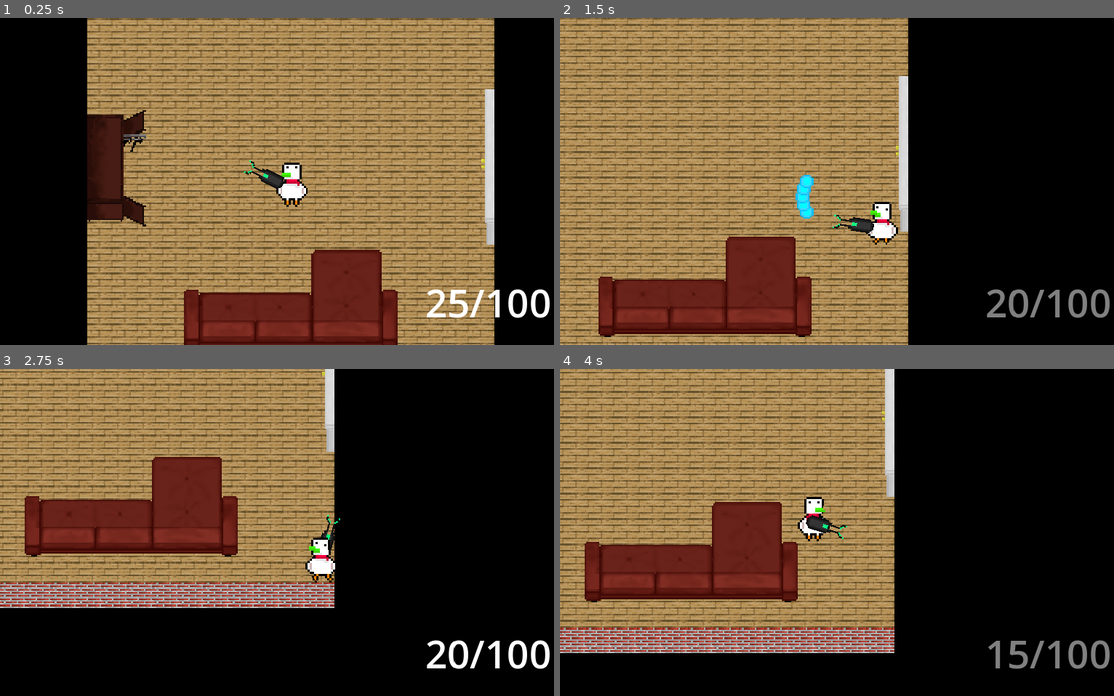
Above: before the commit, frames 1-4 (two rows, left to right).
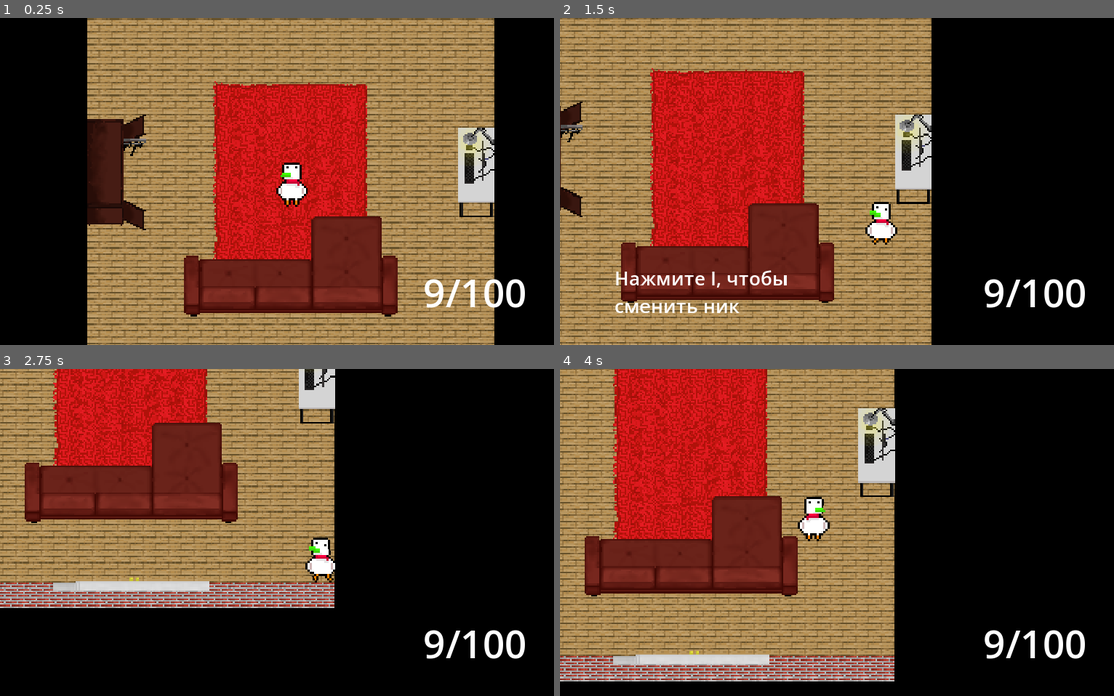
Above: after the commit, the same moments.

Repository: infdev9/noname
Game: Godot game, scene res://scenes/Lobby.tscn
Same seed, same stepped clock (60 frames per second), same inputs: the game is played once before the commit and once after it. This scene is started directly instead of the project's main scene.
Inputs (mouse positions are in pixels of both pictures, inside the frame that each line leads up to):
- Up to frame 1 (0.25 s): no input
- Up to frame 2 (1.5 s): tap Enter at 0.5 s; move the mouse to (981, 165) at 0.52 s; hold D (right) 0.53-1.28 s; tap I (interact, bound only after the commit) at 0.6 s; move the mouse to (731, 197) at 1.27 s; hold S (down) from 1.28 s (still down); click (731, 197) at 1.35 s
- Up to frame 3 (2.75 s): tap I (interact, bound only after the commit) at 1.55, 2.1 s; move the mouse to (349, 460) at 2.02 s; release S (down) at 2.03 s; hold D (right) from 2.03 s (still down)
- Up to frame 4 (4 s): move the mouse to (820, 597) at 2.77 s; release D (right) at 2.78 s; hold W (up) 2.78-3.53 s; tap I (interact, bound only after the commit) at 2.85, 3.8 s; move the mouse to (1025, 581) at 3.52 s; hold A (left) from 3.53 s (still down); click (1025, 581) at 3.6 s

The runs differ from the first frame. In frame 1, 25% of the frame differs, in the area x 15-100%, y 19-100%; in frame 2, 34%; in frame 3, 19%; in frame 4, 41%, in the area x 0-100%, y 0-96%.

Commit message:
improved gui

Diff:
--- a/prefabs/GUI.tscn
+++ b/prefabs/GUI.tscn
@@ -1,32 +1,62 @@
-[gd_scene load_steps=3 format=3 uid="uid://5v6k21848k0x"]
+[gd_scene load_steps=4 format=3 uid="uid://5v6k21848k0x"]
 
 [ext_resource type="Script" path="res://scripts/ui/GUI.gd" id="1_nusar"]
 
 [sub_resource type="LabelSettings" id="LabelSettings_uql76"]
 font_size = 128
 
+[sub_resource type="LabelSettings" id="LabelSettings_p8jxl"]
+font_size = 64
+
 [node name="GUI" type="CanvasLayer"]
 script = ExtResource("1_nusar")
 
-[node name="HUD" type="Control" parent="."]
+[node name="Control" type="Control" parent="."]
 layout_mode = 3
-anchors_preset = 0
-offset_right = 40.0
-offset_bottom = 40.0
+anchors_preset = 15
+anchor_right = 1.0
+anchor_bottom = 1.0
+grow_horizontal = 2
+grow_vertical = 2
 
-[node name="Ammo" type="Label" parent="HUD"]
+[node name="HUD" type="Control" parent="Control"]
+layout_mode = 1
+anchors_preset = 12
+anchor_top = 1.0
+anchor_right = 1.0
+anchor_bottom = 1.0
+offset_left = 180.0
+offset_top = -263.0
+offset_right = -180.0
+grow_horizontal = 2
+grow_vertical = 0
+size_flags_vertical = 8
+
+[node name="Ammo" type="Label" parent="Control/HUD"]
+layout_mode = 1
+anchors_preset = 11
+anchor_left = 1.0
+anchor_right = 1.0
+anchor_bottom = 1.0
+offset_left = -342.0
+grow_horizontal = 0
+grow_vertical = 2
+text = "7/100"
+label_settings = SubResource("LabelSettings_uql76")
+horizontal_alignment = 2
+
+[node name="Clue" type="Label" parent="Control/HUD"]
 layout_mode = 1
 anchors_preset = 3
 anchor_left = 1.0
 anchor_top = 1.0
 anchor_right = 1.0
 anchor_bottom = 1.0
-offset_left = 1438.0
-offset_top = 812.0
-offset_right = 1780.0
-offset_bottom = 990.0
+offset_left = -1560.0
+offset_top = -263.0
+offset_right = -379.0
+offset_bottom = -85.0
 grow_horizontal = 0
 grow_vertical = 0
-text = "7/100"
-label_settings = SubResource("LabelSettings_uql76")
-horizontal_alignment = 2
+label_settings = SubResource("LabelSettings_p8jxl")
+vertical_alignment = 1
--- a/prefabs/Objects/Door.tscn
+++ b/prefabs/Objects/Door.tscn
@@ -4,13 +4,15 @@
 [ext_resource type="Texture2D" uid="uid://dfykth5lwcilx" path="res://assets/sprites/objects/lobby/door.png" id="2_htqsc"]
 
 [sub_resource type="RectangleShape2D" id="RectangleShape2D_qalmu"]
-size = Vector2(8, 98)
+size = Vector2(5, 98)
 
 [node name="Door" instance=ExtResource("1_g7jpf")]
+collision_layer = 33
 
 [node name="Sprite" parent="." index="0"]
 texture = ExtResource("2_htqsc")
 metadata/Interact = "leave"
 
 [node name="CollisionShape2D" parent="." index="1"]
+position = Vector2(1.5, 0)
 shape = SubResource("RectangleShape2D_qalmu")
--- a/prefabs/Objects/Sofa.tscn
+++ b/prefabs/Objects/Sofa.tscn
@@ -9,7 +9,7 @@
 [sub_resource type="RectangleShape2D" id="RectangleShape2D_kbii8"]
 size = Vector2(9, 20)
 
-[node name="Object" instance=ExtResource("1_2p7bt")]
+[node name="Sofa" instance=ExtResource("1_2p7bt")]
 
 [node name="Sprite" parent="." index="0"]
 texture = ExtResource("2_or1hf")
--- a/prefabs/Objects/TV.tscn
+++ b/prefabs/Objects/TV.tscn
@@ -7,6 +7,7 @@
 size = Vector2(104, 28)
 
 [node name="TV" instance=ExtResource("1_ntqvu")]
+collision_layer = 33
 
 [node name="Sprite" parent="." index="0"]
 texture = ExtResource("2_dveey")
--- a/prefabs/Objects/Table.tscn
+++ b/prefabs/Objects/Table.tscn
@@ -7,9 +7,11 @@
 size = Vector2(23, 56)
 
 [node name="Table" instance=ExtResource("1_iqjhb")]
+collision_layer = 33
 
 [node name="Sprite" parent="." index="0"]
 texture = ExtResource("2_nuvub")
+flip_h = true
 
 [node name="CollisionShape2D" parent="." index="1"]
 shape = SubResource("RectangleShape2D_fg2yd")
--- a/prefabs/Objects/Wardrobe.tscn
+++ b/prefabs/Objects/Wardrobe.tscn
@@ -7,6 +7,7 @@
 size = Vector2(23, 67.5)
 
 [node name="Wardrobe" instance=ExtResource("1_c73o2")]
+collision_layer = 33
 
 [node name="Sprite" parent="." index="0"]
 texture = ExtResource("2_0ry48")
--- a/prefabs/player.tscn
+++ b/prefabs/player.tscn
@@ -1,8 +1,23 @@
-[gd_scene load_steps=3 format=3 uid="uid://b8ociykjwi5wk"]
+[gd_scene load_steps=4 format=3 uid="uid://b8ociykjwi5wk"]
 
 [ext_resource type="PackedScene" uid="uid://xcfo8v164ic6" path="res://prefabs/Character.tscn" id="1_p0nv0"]
 [ext_resource type="Script" path="res://scripts/prefabs/player.gd" id="2_80uec"]
 
+[sub_resource type="CircleShape2D" id="CircleShape2D_alvfh"]
+radius = 82.0549
+
 [node name="Player" instance=ExtResource("1_p0nv0")]
 collision_layer = 4
 script = ExtResource("2_80uec")
+
+[node name="InteractArea" type="Area2D" parent="." index="1"]
+collision_layer = 0
+collision_mask = 32
+input_pickable = false
+
+[node name="CollisionShape2D" type="CollisionShape2D" parent="InteractArea" index="0"]
+position = Vector2(-2, 6)
+shape = SubResource("CircleShape2D_alvfh")
+
+[connection signal="body_entered" from="InteractArea" to="." method="_on_interact_area_body_entered"]
+[connection signal="body_exited" from="InteractArea" to="." method="_on_interact_area_body_exited"]
--- a/project.godot
+++ b/project.godot
@@ -84,6 +84,11 @@
 "events": [Object(InputEventMouseButton,"resource_local_to_scene":false,"resource_name":"","device":-1,"window_id":0,"a …(236 unchanged characters)…
 ]
 }
+interact={
+"deadzone": 0.5,
+"events": [Object(InputEventKey,"resource_local_to_scene":false,"resource_name":"","device":-1,"window_id":0,"alt_pressed":false,"shift_pressed":false,"ctrl_pressed":false,"meta_pressed":false,"pressed":false,"keycode":0,"physical_keycode":73,"key_label":0,"unicode":105,"echo":false,"script":null)
+]
+}
 
 [layer_names]
 
@@ -92,6 +97,7 @@
 2d_physics/layer_3="player"
 2d_physics/layer_4="bullets"
 2d_physics/layer_5="boosts"
+2d_physics/layer_6="interactable"
 
 [rendering]
 
--- a/scenes/Lobby.tscn
+++ b/scenes/Lobby.tscn
@@ -1,10 +1,12 @@
-[gd_scene load_steps=11 format=3 uid="uid://dbjx7u3ugqca1"]
+[gd_scene load_steps=13 format=3 uid="uid://dbjx7u3ugqca1"]
 
 [ext_resource type="Texture2D" uid="uid://qdiwmq5egpy3" path="res://assets/sprites/tilesets/lobby.png" id="1_88ujc"]
+[ext_resource type="Texture2D" uid="uid://clkk4um7ailcx" path="res://assets/sprites/objects/lobby/carpet.png" id="2_830j5"]
 [ext_resource type="PackedScene" uid="uid://b8ociykjwi5wk" path="res://prefabs/Player.tscn" id="2_to0yu"]
 [ext_resource type="PackedScene" uid="uid://of8txrin4jqa" path="res://prefabs/Camera2D.tscn" id="3_jdkg5"]
 [ext_resource type="PackedScene" uid="uid://b0d3qimrm73t7" path="res://prefabs/Objects/TV.tscn" id="4_vrd6h"]
 [ext_resource type="PackedScene" uid="uid://bf077wycam4n1" path="res://prefabs/Objects/Sofa.tscn" id="5_wigwv"]
+[ext_resource type="PackedScene" uid="uid://dxdotd6s18cbk" path="res://prefabs/Objects/Table.tscn" id="6_ru4dg"]
 [ext_resource type="PackedScene" uid="uid://bdk6toyoika57" path="res://prefabs/Objects/Wardrobe.tscn" id="6_v0hqv"]
 [ext_resource type="PackedScene" uid="uid://dte1r3da5tcdn" path="res://prefabs/Objects/Door.tscn" id="7_ttpql"]
 
@@ -36,6 +38,11 @@
 format = 2
 layer_0/tile_data = PackedInt32Array(0, 65536, 0, 65536, 0, 0, 131072, 0, 0, 1, 65536, 0, 65537, 0, 0, 131073, 0, 0, 2, …(3779 unchanged characters)…
 
+[node name="Carpet" type="Sprite2D" parent="."]
+position = Vector2(384, 384)
+scale = Vector2(3, 3)
+texture = ExtResource("2_830j5")
+
 [node name="Borders" type="StaticBody2D" parent="."]
 
 [node name="Left" type="CollisionShape2D" parent="Borders"]
@@ -50,21 +57,25 @@
 position = Vector2(384, 49)
 scale = Vector2(3, 3)
 
-[node name="Object" parent="." instance=ExtResource("5_wigwv")]
-position = Vector2(384, 625)
+[node name="Sofa" parent="." instance=ExtResource("5_wigwv")]
+position = Vector2(384, 561)
 scale = Vector2(3, 3)
 
 [node name="Wardrobe" parent="." instance=ExtResource("6_v0hqv")]
-position = Vector2(55, 376)
+position = Vector2(55, 384)
+scale = Vector2(3, 3)
+
+[node name="Table" parent="." instance=ExtResource("6_ru4dg")]
+position = Vector2(734, 384)
 scale = Vector2(3, 3)
 
 [node name="Door" parent="." instance=ExtResource("7_ttpql")]
-position = Vector2(756, 374)
+position = Vector2(384, 771)
+rotation = 1.5708
 scale = Vector2(3, 3)
 
 [node name="Player" parent="." instance=ExtResource("2_to0yu")]
 position = Vector2(384, 401)
-current_weapon = "Shotgun"
 
 [node name="Camera2D" parent="Player" instance=ExtResource("3_jdkg5")]
 metadata/_edit_lock_ = true
--- a/scripts/GLOBAL.gd
+++ b/scripts/GLOBAL.gd
@@ -17,6 +17,7 @@
 	"LEFT": "left",
 	"RIGHT": "right",
 	"SHOOT": "shoot",
+	"INTERACT": "interact",
 }
 
 const CAMERA_ANGLES: Dictionary = {
@@ -33,4 +34,5 @@
 	PLAYER,
 	BULLETS,
 	BOOSTS,
+	INTERACTABLE,
 }
--- a/scripts/Root.gd
+++ b/scripts/Root.gd
@@ -14,6 +14,10 @@
 
 func get_player() -> Player:
 	return get_current_scene().get_node("Player")
+
+
+func get_gui() -> GUI:
+	return get_current_scene().get_node("GUI")
 
 
 func append_gui_to_scene() -> void:
--- a/scripts/prefabs/player.gd
+++ b/scripts/prefabs/player.gd
@@ -9,6 +9,13 @@
 func _physics_process(delta: float) -> void:
 	move_by_input()
 	super(delta)
+
+
+func _on_interact_area_body_entered(body: StaticBody2D) -> void:
+	Root.get_gui().show_interactable_object(body.get_name())
+
+func _on_interact_area_body_exited(_body: StaticBody2D) -> void:
+	Root.get_gui().hide_interactable_object()
 
 
 func move_by_input() -> void:
--- a/scripts/ui/GUI.gd
+++ b/scripts/ui/GUI.gd
@@ -4,9 +4,24 @@
 
 func _physics_process(_delta: float) -> void:
 	var player = Root.get_player() as Player
-	$HUD/Ammo.set_text("%s/%s" % [player.weapon.ammo, player.weapon.max_ammo])
+	$Control/HUD/Ammo.set_text("%s/%s" % [player.weapon.ammo, player.weapon.max_ammo])
 
 	if player.weapon.is_working:
-		$HUD/Ammo.label_settings.font_color.a = 1
+		$Control/HUD/Ammo.label_settings.font_color.a = 1
 	else:
-		$HUD/Ammo.label_settings.font_color.a = 0.5
+		$Control/HUD/Ammo.label_settings.font_color.a = 0.5
+
+
+func show_interactable_object(object: String) -> void:
+	match object:
+		"TV":
+			$Control/HUD/Clue.set_text("Нажмите I, чтобы\nначать игру")
+		"Wardrobe":
+			$Control/HUD/Clue.set_text("Нажмите I, чтобы\nсменить скин")
+		"Table":
+			$Control/HUD/Clue.set_text("Нажмите I, чтобы\nсменить ник")
+		"Door":
+			$Control/HUD/Clue.set_text("Нажмите I, чтобы\nвыйти")
+
+func hide_interactable_object() -> void:
+	$Control/HUD/Clue.set_text("")
Binary file added: assets/sprites/objects/lobby/carpet.png
Not shown, added: assets/sprites/objects/lobby/carpet.png.import
